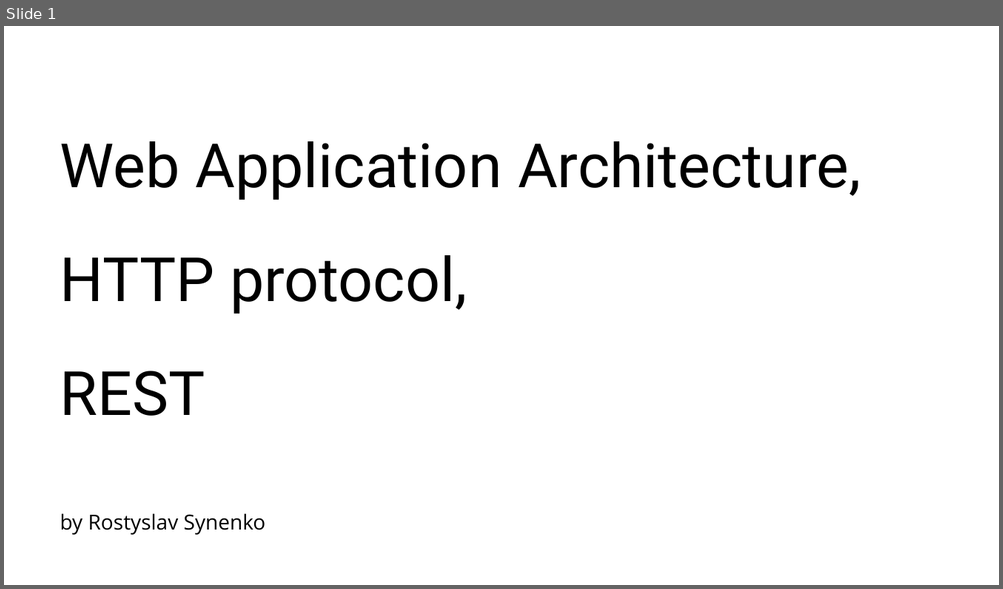
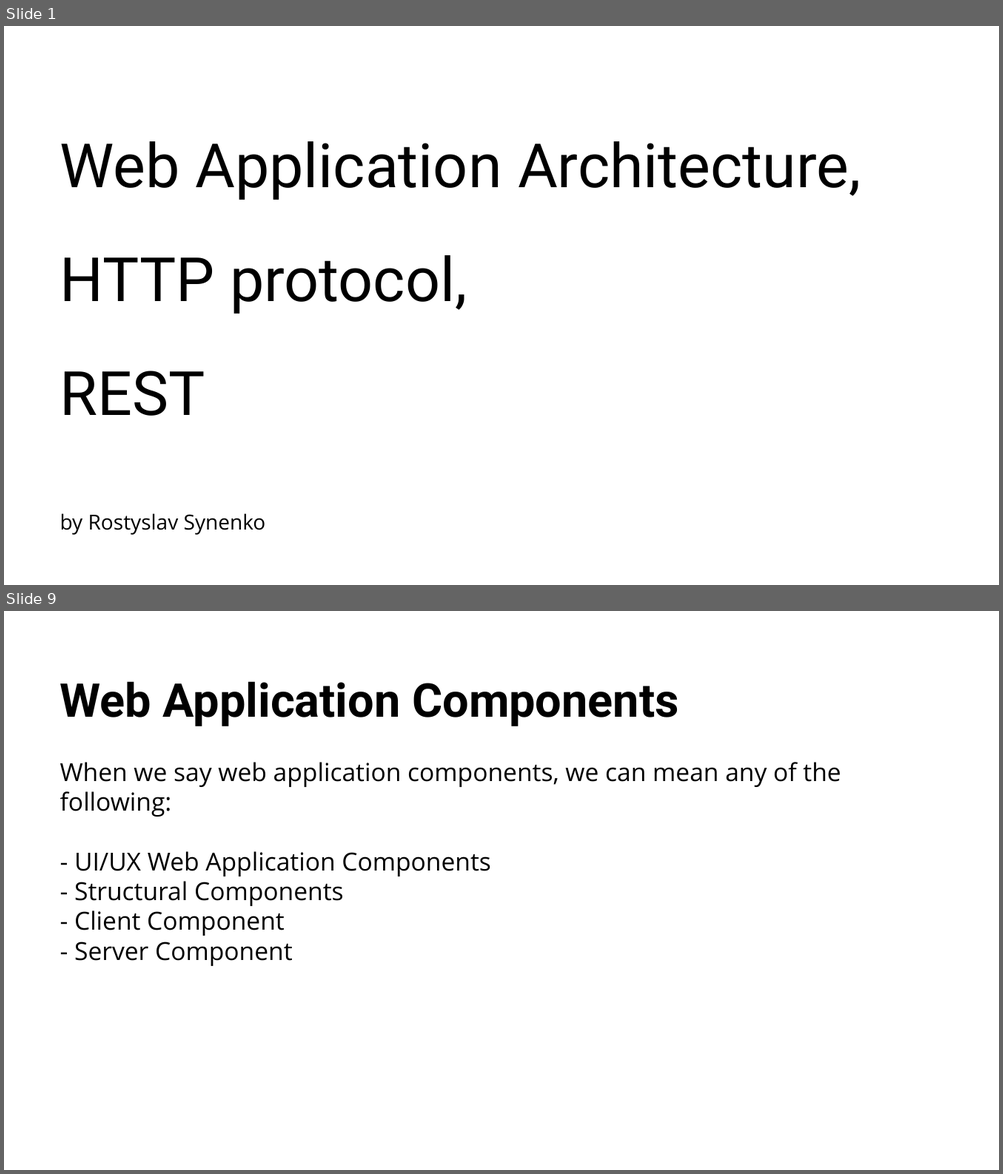
Before and after one commit to RostyslavSynenko/Lv-469.NodeJS, a slide deck: presentations/Web Application Architecture, HTTP protocol, REST.pptx. Shown one above the other, each under a label of ours: slide 1 before the commit, slides 1 and 9 after it; the slides between them are not shown. The pictures are 1003x589 and 1003x1174 pixels, drawn with LibreOffice and Linux fonts; fonts in the diff are those of the drawing; background and template pictures are left out. Boxes give left, top, right and bottom in pixels: in the first picture for what was removed or moved away, otherwise in the second. Text is boxed around its words. In the diff, an @@ line names an element or a change of style, - is before the commit and + after.

```diff
--- a/presentations/Web Application Architecture, HTTP protocol, REST.pptx
+++ b/presentations/Web Application Architecture, HTTP protocol, REST.pptx
@@ slide 9 added at <box>4,611,999,1170</box>, background #FFFFFF @@
@@ title added at <box>60,681,840,966</box>, 24 pt, text #000000 @@
+Web Application Components
+When we say web application components, we can mean any of the following:
+- UI/UX Web Application Components
+- Structural Components
+- Client Component
+- Server Component
```
Also in this commit, not shown: 3 slides changed, 41 other slides added, 3 slides removed, 2 other files.
